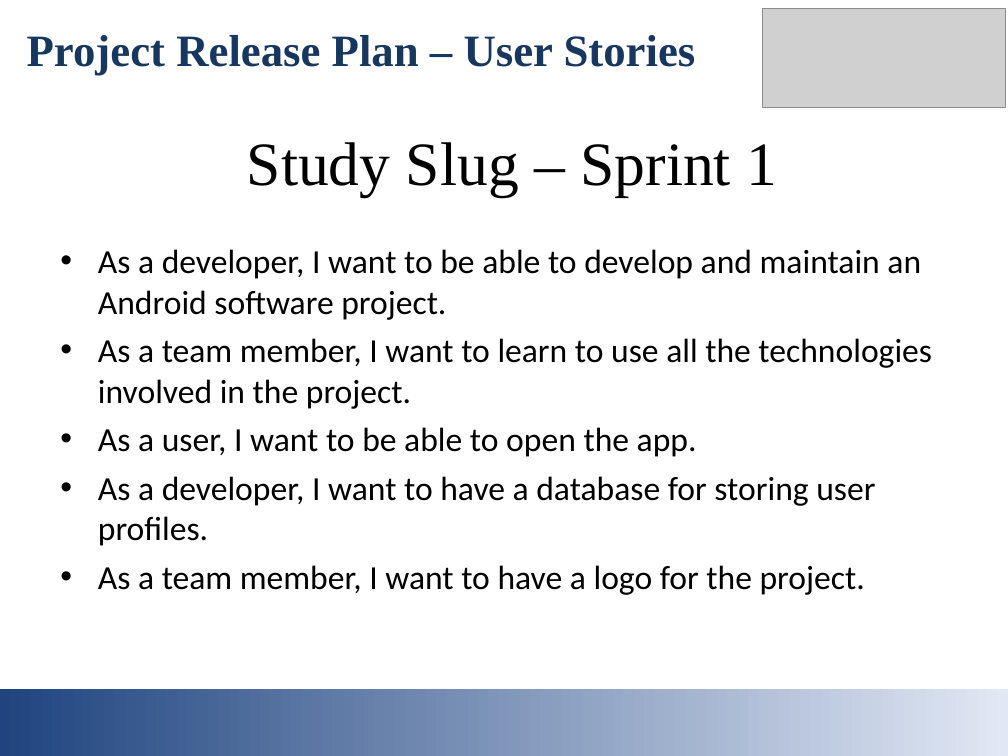
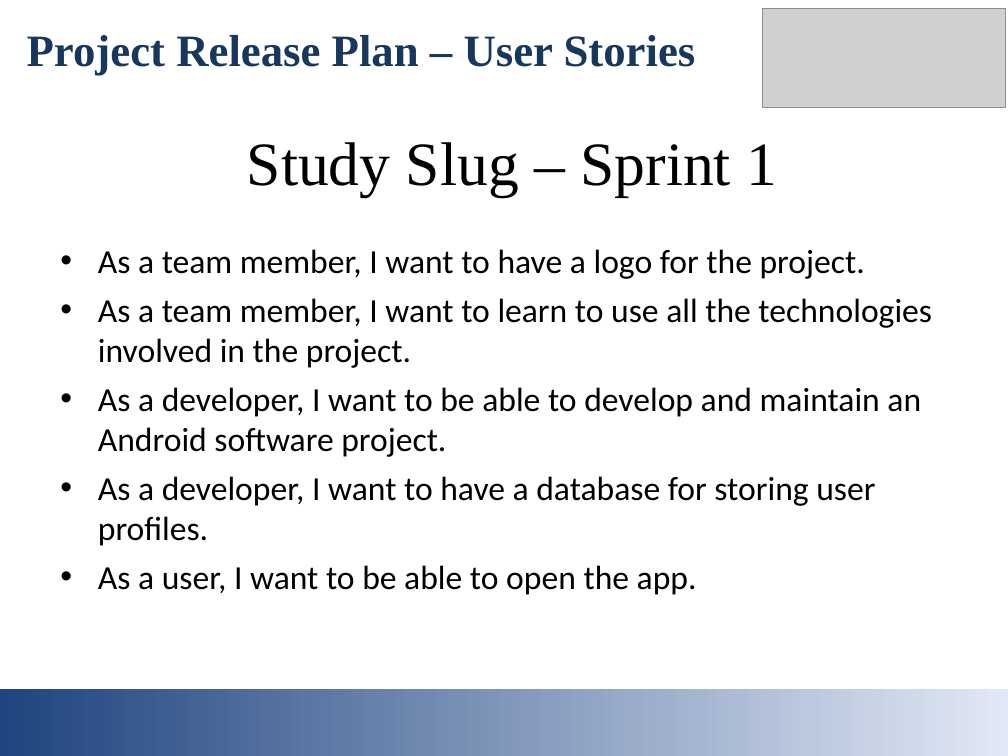
Before and after one commit to mmaall/StudySlug, a slide deck: slide 4 of documentation/studyslug_intro_slides.ppt. Drawn at 1008x756 pixels with LibreOffice and Linux fonts; fonts in the diff are those of the drawing; grey boxes stand for pictures. Boxes give left, top, right and bottom in pixels: in the first picture for what was removed or moved away, otherwise in the second. Text is boxed around its words. In the diff, an @@ line names an element or a change of style, - is before the commit and + after.

Commit message:
slight adjust to sprint1 slide

```diff
--- a/documentation/studyslug_intro_slides.ppt
+++ b/documentation/studyslug_intro_slides.ppt
@@ text at [98, 249, 932, 368]: paragraphs added @@
+• As a team member, I want to have a logo for the project.
+• As a team member, I want to learn to use all the technologies involved in the project.
@@ text at [98, 476, 875, 546]: text changed @@
-• As a team member, I want to learn to use all the technologies involved in the project.
+• As a developer, I want to have a database for storing user profiles.
@@ text at [98, 476, 875, 595]: paragraphs removed @@
-• As a developer, I want to have a database for storing user profiles.
-• As a team member, I want to have a logo for the project.
```
